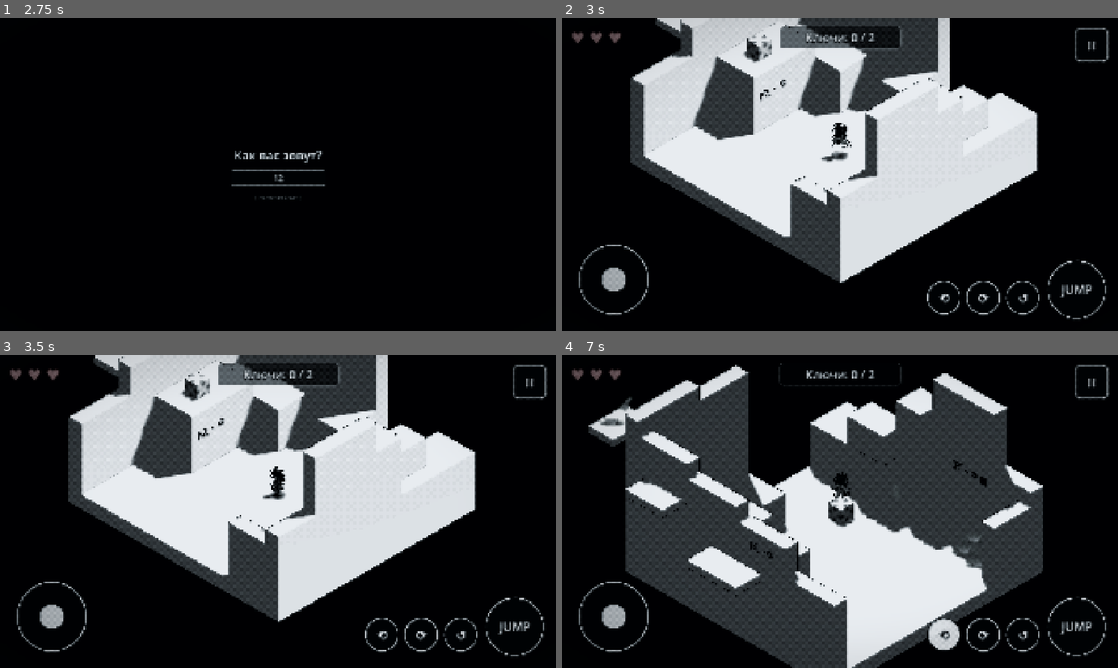
Above: before the commit, frames 1-4 (two rows, left to right).
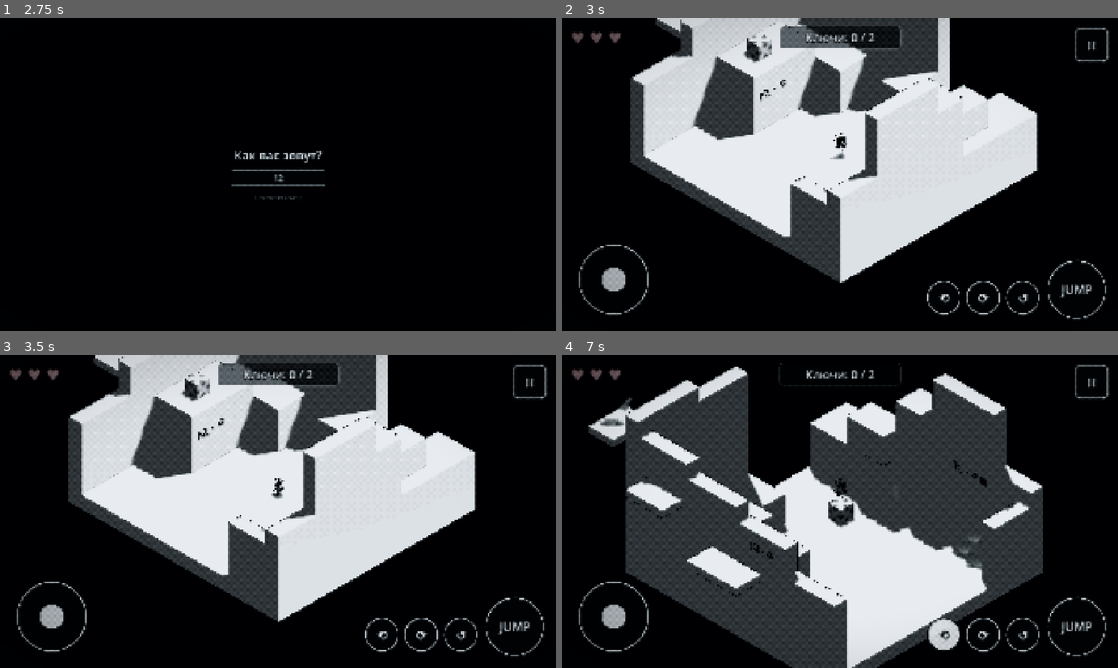
Above: after the commit, the same moments.

Repository: in0w4k/oripath
Game: Godot game, scene res://levels/dream/world_25d.tscn
Same seed, same stepped clock (60 frames per second), same inputs: the game is played once before the commit and once after it. Sound files missing from this copy of the repository are replaced by a short silence.
Inputs (mouse positions are in pixels of both pictures, inside the frame that each line leads up to):
- Up to frame 1 (2.75 s): click (278, 158) at 0.5 s; click (278, 158) at 1.25 s; click (278, 177) at 2.02 s; type "12" at 2.1 s
- Up to frame 2 (3 s): click "[ Нажмите Enter ]" at 2.75 s
- Up to frame 3 (3.5 s): no input
- Up to frame 4 (7 s): tap Enter (ui_accept) at 3.5 s; drag from (1090, 383) to (895, 442) at 3.52 s; click (840, 511) at 4.25 s; drag from (612, 617) to (812, 574) at 5.02 s; move the mouse to (1079, 627) at 5.77 s; hold Right (ui_right) 5.78-6.5 s; hold Shift (run) 5.78-6.5 s; click (1079, 627) at 5.92 s; drag from (945, 633) to (673, 464) at 6.52 s

Frame 1 is identical in both runs. In frame 2, 0.3% of the frame differs, in the area x 46-53%, y 33-47%; in frame 3, 0.2%; in frame 4, 1.4%, in the area x 5-87%, y 3-100%.

Commit message:
Adjust 2.5D player sphere collider and scale

Diff:
--- a/levels/dream/player_25d.gd
+++ b/levels/dream/player_25d.gd
@@ -16,6 +16,17 @@
 var knockback_timer: float = 0.0
 
 func _ready() -> void:
+	var col := get_node_or_null("CollisionShape3D") as CollisionShape3D
+	if col:
+		var sph := SphereShape3D.new()
+		sph.radius = 0.4
+		col.shape = sph
+		col.position = Vector3.ZERO
+	if model_root:
+		model_root.position = Vector3(0, -0.4, 0)
+		var bm := model_root.get_node_or_null("base model") as Node3D
+		if bm:
+			bm.scale = Vector3(95, 95, 95)
 	camera_node = get_viewport().get_camera_3d()
 	var gravity = get_gravity().length()
 	JUMP_VELOCITY = sqrt(2 * gravity * jump_height)
@@ -60,8 +71,10 @@
 		var collision = get_slide_collision(i)
 		var collider = collision.get_collider()
 		if collider is RigidBody3D:
-			var push_dir = -collision.get_normal()
-			collider.apply_central_impulse(push_dir * 0.4)
+			var normal = collision.get_normal()
+			if abs(normal.y) < 0.5:
+				var push_dir = Vector3(-normal.x, 0.0, -normal.z).normalized()
+				collider.apply_central_impulse(push_dir * 0.4)
 
 	if raycast.is_colliding():
 		shadow.visible = true
--- a/levels/dream/player_25d.tscn
+++ b/levels/dream/player_25d.tscn
@@ -19,11 +19,9 @@
 transform = Transform3D(1, 0, 0, 0, 1, 0, 0, 0, 1, 0, -0.4, 0)
 
 [node name="base model" parent="ModelRoot" unique_id=1802019956 instance=ExtResource("2_boyfbx")]
-transform = Transform3D(175, 0, 0, 0, 175, 0, 0, 0, 175, 0, 0, 0)
+transform = Transform3D(95, 0, 0, 0, 95, 0, 0, 0, 95, 0, 0, 0)
 
-[node name="Skeleton3D" parent="ModelRoot/base model" index="0" unique_id=1843976654]
-
-[node name="tripo_node_91ed282a-f367-494c-b99d-c0d2cc8a2e35" parent="ModelRoot/base model/Skeleton3D" index="0" unique_id=561324453]
+[node name="tripo_node_91ed282a-f367-494c-b99d-c0d2cc8a2e35" parent="ModelRoot/base model/Skeleton3D" parent_id_path=PackedInt32Array(1802019956, 1081606743) index="0" unique_id=164245301]
 material_override = ExtResource("4_inkmat")
 
 [node name="AnimationPlayer" type="AnimationPlayer" parent="." unique_id=1876939079]
@@ -34,7 +32,7 @@
 target_position = Vector3(0, -6, 0)
 
 [node name="Shadow" type="Sprite3D" parent="." unique_id=1939469641]
-transform = Transform3D(0.255, 0, 0, 0, -1.1146404e-08, 0.255, 0, -0.255, -1.1146404e-08, 0, 0, 0)
+transform = Transform3D(0.15, 0, 0, 0, -6.5567085e-09, 0.15, 0, -0.15, -6.5567085e-09, 0, 0, 0)
 modulate = Color(0, 0, 0, 1)
 texture = ExtResource("3_0ote5")
 
